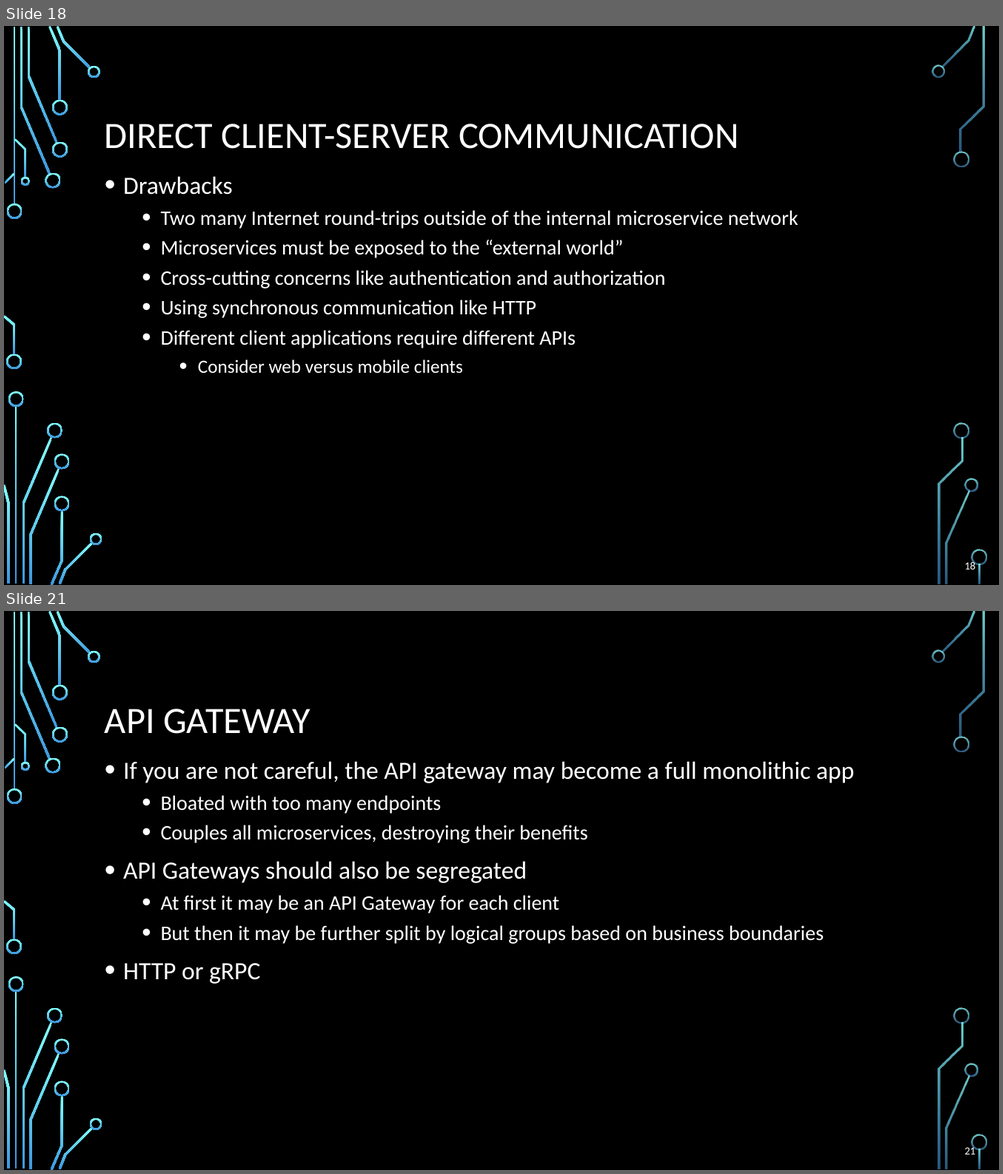
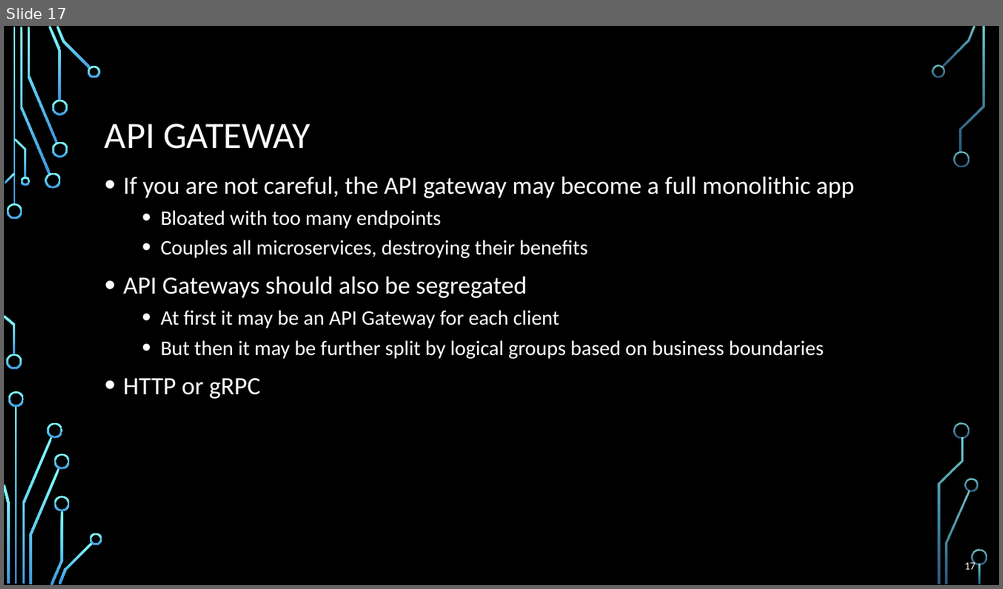
Before and after one commit to profjordanov/doctorate, a slide deck: communications/web_communication_pres.pptx. Shown one above the other, each under a label of ours: slides 18 and 21 before the commit, slide 17 after it; the slides between them are not shown. The pictures are 1003x1174 and 1003x589 pixels, drawn with LibreOffice and Linux fonts; fonts in the diff are those of the drawing; background and template pictures are left out. Boxes give left, top, right and bottom in pixels: in the first picture for what was removed or moved away, otherwise in the second. Text is boxed around its words. In the diff, an @@ line names an element or a change of style, - is before the commit and + after.

```diff
--- a/communications/web_communication_pres.pptx
+++ b/communications/web_communication_pres.pptx
@@ slide 18 removed at [4, 26, 999, 585], background picture (left out); not listed: 36 template elements that a slide beside it also shows @@
@@ title removed at [105, 124, 739, 149] @@
-DIRECT CLIENT-SERVER COMMUNICATION
@@ text removed at [123, 176, 798, 374] @@
-• Drawbacks
-  • Two many Internet round-trips outside of the internal microservice network
-  • Microservices must be exposed to the “external world”
-  • Cross-cutting concerns like authentication and authorization
-  • Using synchronous communication like HTTP
-  • Different client applications require different APIs
-    • Consider web versus mobile clients
@@ page number removed at [965, 561, 976, 570] @@
-18
@@ what was slide 21 is now slide 17 @@
@@ page number at [965, 561, 976, 570]: text changed @@
-21
+17
```
Also in this commit, not shown: 11 slides changed, 4 slides added, 7 other slides removed.
